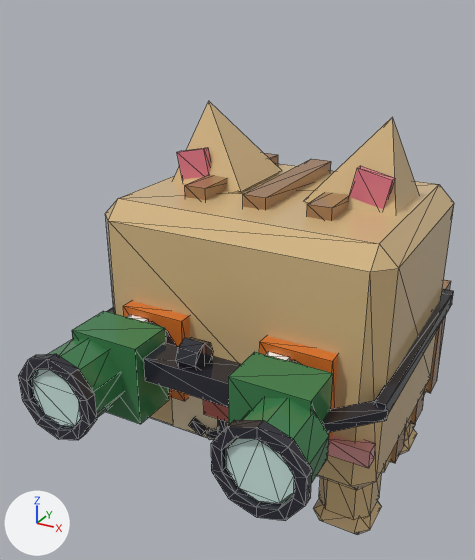
A saved change to the glTF model assets/cat-cafe/exports/CatCafe_Cat_Birdwatch.glb.
Camera for both pictures: a 50 mm lens placed at (0.908, -2.501, 2.212), pointed at (-0.292, -0.32, 1.121). The lights are fixed; the arrows at lower left show +X, +Y and +Z. The picture after the commit comes second. Mesh edges are drawn as thin lines.

In view in the first picture: 'CatCafe_Cat_Birdwatch_Body', 'CatCafe_Cat_Birdwatch_EarL', 'CatCafe_Cat_Birdwatch_EarR', 'CatCafe_Cat_Birdwatch_Eye1', 'CatCafe_Cat_Birdwatch_Eye2', 'CatCafe_Cat_Birdwatch_Head', 'CatCafe_Cat_Birdwatch_LegF1', 'CatCafe_Cat_Birdwatch_Prop', 'CatCafe_Cat_Birdwatch_Prop_Glass' and 1 more.
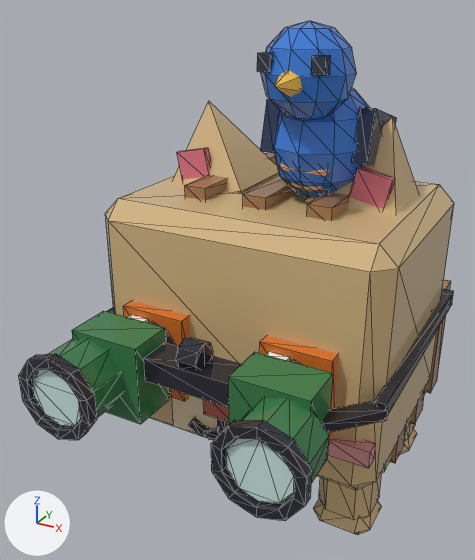
Location of each change, [x1, y1, x2, y2] in pixels of the pictures (475 x 560 px):
```json
{"object": "CatCafe_Cat_Birdwatch_Prop2", "change": "added", "after": [257, 21, 397, 198], "on screen": "blue"}
```

Scene script edits in JSON lines:
```json
{"op": "add", "block": "me_catcafe_cat_birdwatch_prop2", "code": ["me_catcafe_cat_birdwatch_prop2 = bpy.data.meshes.new('CatCafe_Cat_Birdwatch_Prop2')", "me_catcafe_cat_birdwatch_prop2.from_pydata(...)  # 185 vertices, 334 faces; spans x -0.049..0.31, y -0.587..0.171, z 0.733..1.286", "me_catcafe_cat_birdwatch_prop2.materials.append(mat_catcafe_palette)"]}
{"op": "add", "block": "ob_catcafe_cat_birdwatch_prop2", "code": ["ob_catcafe_cat_birdwatch_prop2 = bpy.data.objects.new('CatCafe_Cat_Birdwatch_Prop2', me_catcafe_cat_birdwatch_prop2)", "ob_catcafe_cat_birdwatch_prop2.location = (0.0, -0.3, 0.85)"]}
```
